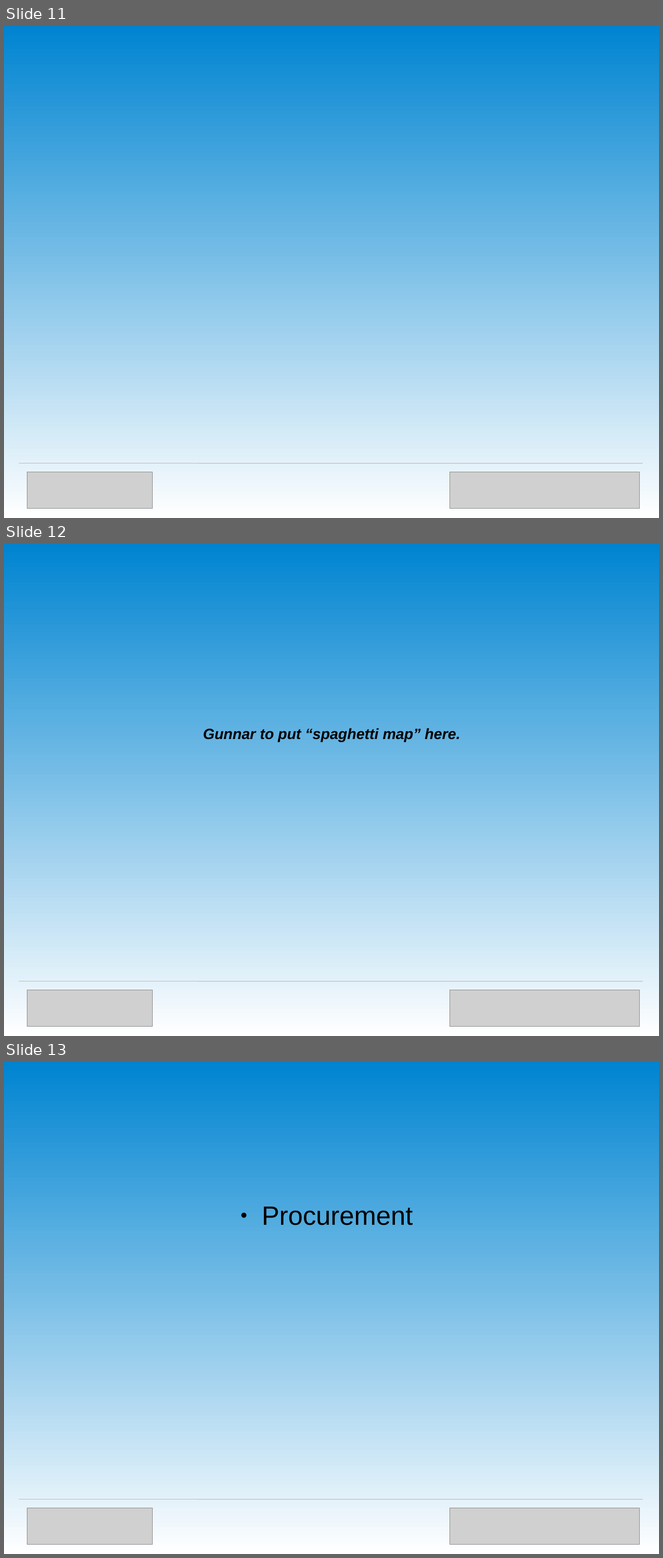
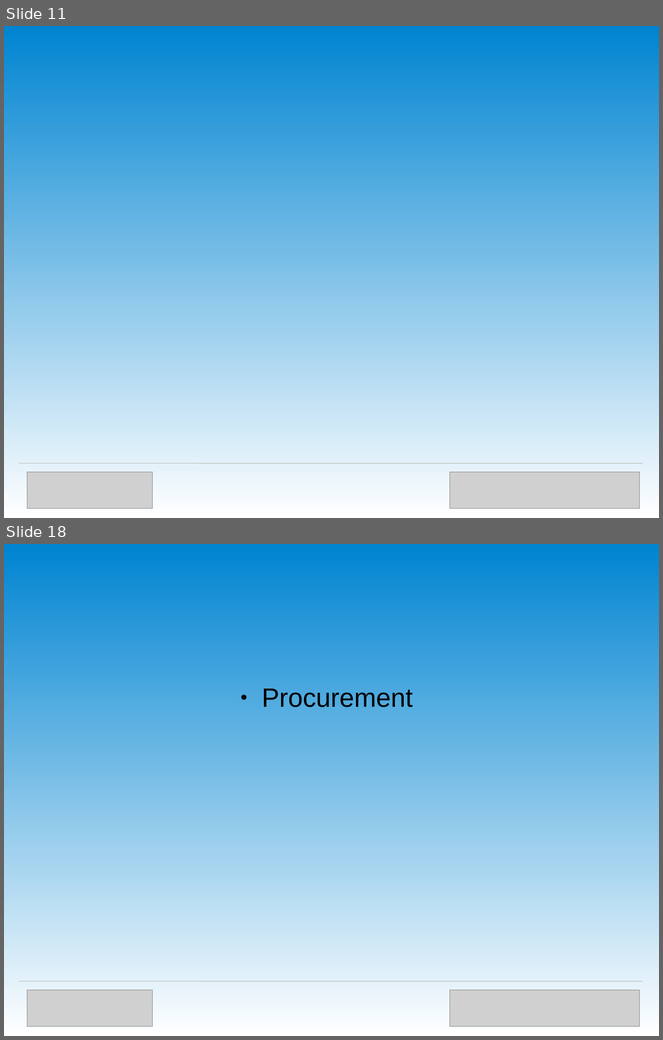
Before and after one commit to OpenTechStrategies/timelines, a slide deck: us-govt-open-source.odp. Shown one above the other, each under a label of ours: slides 11, 12 and 13 before the commit, slides 11 and 18 after it; the slides between them are not shown. The pictures are 663x1558 and 663x1040 pixels, drawn with LibreOffice and Linux fonts; fonts in the diff are those of the drawing; grey boxes stand for pictures; background and template pictures are left out. Boxes give left, top, right and bottom in pixels: in the first picture for what was removed or moved away, otherwise in the second. Text is boxed around its words. In the diff, an @@ line names an element or a change of style, - is before the commit and + after.

Commit message:
Commit up after first OSCON mtg with Gunnar.

```diff
--- a/us-govt-open-source.odp
+++ b/us-govt-open-source.odp
@@ slide 12 removed at [4,544,659,1036], background gradient #0084D1 to #FFFFFF @@
@@ text removed at [203,728,460,742] @@
-Gunnar to put “spaghetti map” here.
@@ line removed from (19, 981) to (643, 981) @@
@@ picture removed at [27,990,153,1026] @@
@@ picture removed at [450,990,639,1026] @@
@@ what was slide 13 is now slide 18 @@
```
Also in this commit, not shown: 8 slides added, 1 other slide removed, 2 other files.
